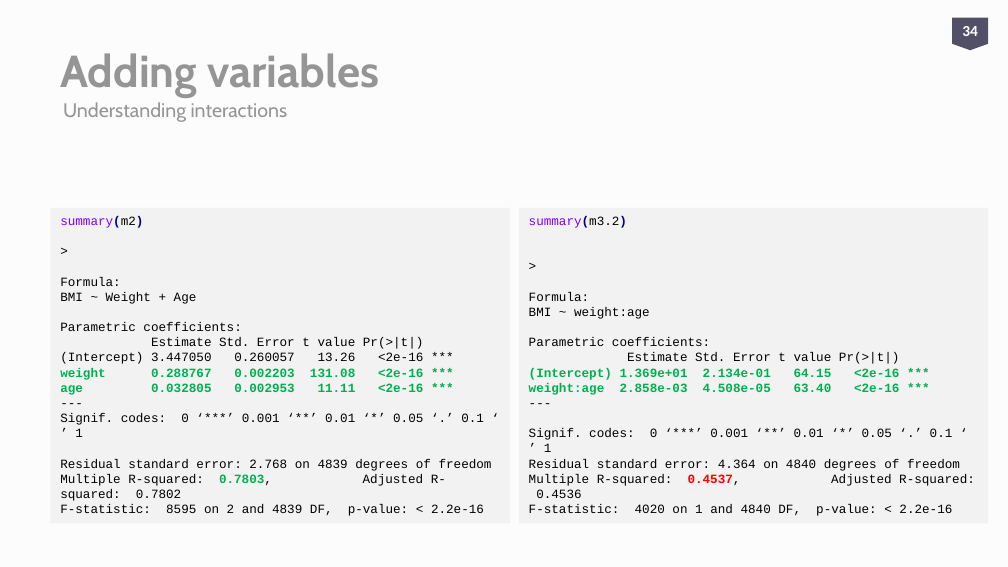
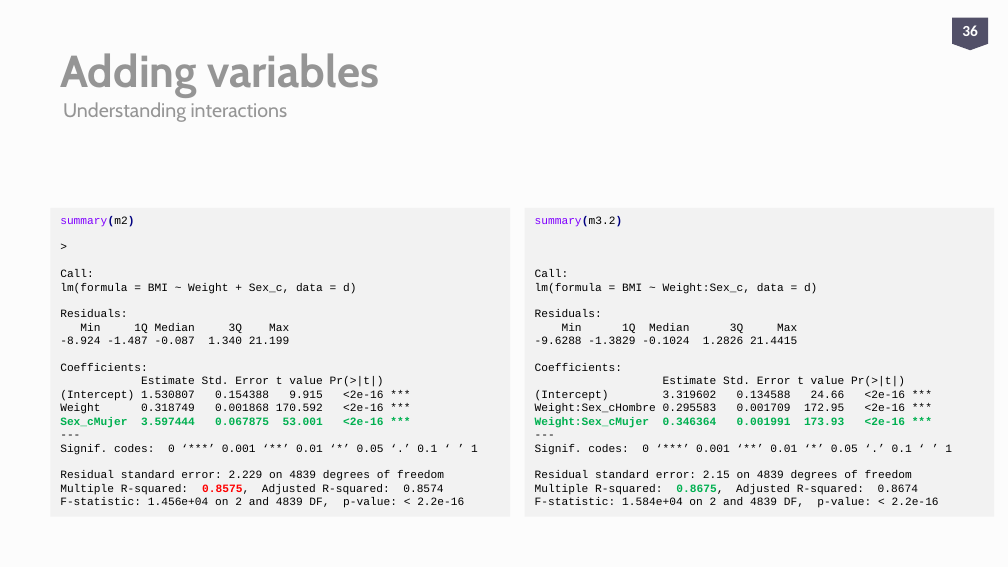
Before and after one commit to aweimann/floto-lab-learning-bioinformatics, a slide deck: slide 36 of presentations/R_worskshop_Statistics_analysisENG.pptx (slide 34 before the commit). Drawn at 1008x567 pixels with LibreOffice and Linux fonts; fonts in the diff are those of the drawing. Boxes give left, top, right and bottom in pixels: in the first picture for what was removed or moved away, otherwise in the second. Text is boxed around its words. In the diff, an @@ line names an element or a change of style, - is before the commit and + after.

Commit message:
Presentation updated

```diff
--- a/presentations/R_worskshop_Statistics_analysisENG.pptx
+++ b/presentations/R_worskshop_Statistics_analysisENG.pptx
@@ page number at (962,25,978,36): text changed @@
-34
+36
@@ rectangle "summary(m2)": place and size @@
-rectangle "summary(m2)" at (50,208,510,523)
+rectangle "summary(m2)" at (50,208,510,516)
@@ rectangle "summary(m3.2)": place and size @@
-rectangle "summary(m3.2)" at (519,208,989,523)
+rectangle "summary(m3.2)" at (525,208,995,516)
@@ text in rectangle at (60,216,478,455): size 9 to 8 pt in "summary(m2)", ">", "Estimate Std. Error t value Pr(>|t|)", "---" and 1 more places @@
@@ text in rectangle at (535,216,952,455): size 9 to 8 pt in "summary(m3.2)", "Estimate Std. Error t value Pr(>|t|)", "---", "Signif. codes: 0 ‘***’ 0.001 ‘**’ 0.01 ..." @@
@@ text in rectangle at (60,269,356,371): text changed; size 9 to 8 pt @@
-Formula:
-BMI ~ Weight + Age
-Parametric coefficients:
+Call:
+lm(formula = BMI ~ Weight + Sex_c, data = d)
+Residuals:
+Min 1Q Median 3Q Max
+-8.924 -1.487 -0.087 1.340 21.199
+Coefficients:
@@ text in rectangle at (535,269,817,371): text changed; size 9 to 8 pt @@
->
-Formula:
-BMI ~ weight:age
-Parametric coefficients:
+Call:
+lm(formula = BMI ~ Weight:Sex_c, data = d)
+Residuals:
+Min 1Q Median 3Q Max
+-9.6288 -1.3829 -0.1024 1.2826 21.4415
+Coefficients:
@@ text in rectangle at (60,390,383,428): text changed; size 9 to 8 pt; text colour #00B050 to #000000; bold off @@
-(Intercept) 3.447050 0.260057 13.26 <2e-16 ***
-weight 0.288767 0.002203 131.08 <2e-16 ***
-age 0.032805 0.002953 11.11 <2e-16 ***
+(Intercept) 1.530807 0.154388 9.915 <2e-16 ***
+Weight 0.318749 0.001868 170.592 <2e-16 ***
+Sex_cMujer 3.597444 0.067875 53.001 <2e-16 ***
@@ text in rectangle at (535,390,905,428): text changed; size 9 to 8 pt; text colour #00B050 to #000000; bold off @@
-(Intercept) 1.369e+01 2.134e-01 64.15 <2e-16 ***
-weight:age 2.858e-03 4.508e-05 63.40 <2e-16 ***
+(Intercept) 3.319602 0.134588 24.66 <2e-16 ***
+Weight:Sex_cHombre 0.295583 0.001709 172.95 <2e-16 ***
+Weight:Sex_cMujer 0.346364 0.001991 173.93 <2e-16 ***
@@ text in rectangle at (60,471,464,508): text changed; size 9 to 8 pt @@
-Residual standard error: 2.768 on 4839 degrees of freedom
-Multiple R-squared: 0.7803, Adjusted R-squared: 0.7802
-F-statistic: 8595 on 2 and 4839 DF, p-value: < 2.2e-16
+Residual standard error: 2.229 on 4839 degrees of freedom
+Multiple R-squared: 0.8575, Adjusted R-squared: 0.8574
+F-statistic: 1.456e+04 on 2 and 4839 DF, p-value: < 2.2e-16
@@ text in rectangle at (529,459,975,516): text changed; size 9 to 8 pt @@
-Residual standard error: 4.364 on 4840 degrees of freedom
-Multiple R-squared: 0.4537, Adjusted R-squared: 0.4536
-F-statistic: 4020 on 1 and 4840 DF, p-value: < 2.2e-16
+Residual standard error: 2.15 on 4839 degrees of freedom
+Multiple R-squared: 0.8675, Adjusted R-squared: 0.8674
+F-statistic: 1.584e+04 on 2 and 4839 DF, p-value: < 2.2e-16
```
Also in this commit, not shown: 9 other slides changed, 3 slides added, 3 other files.
